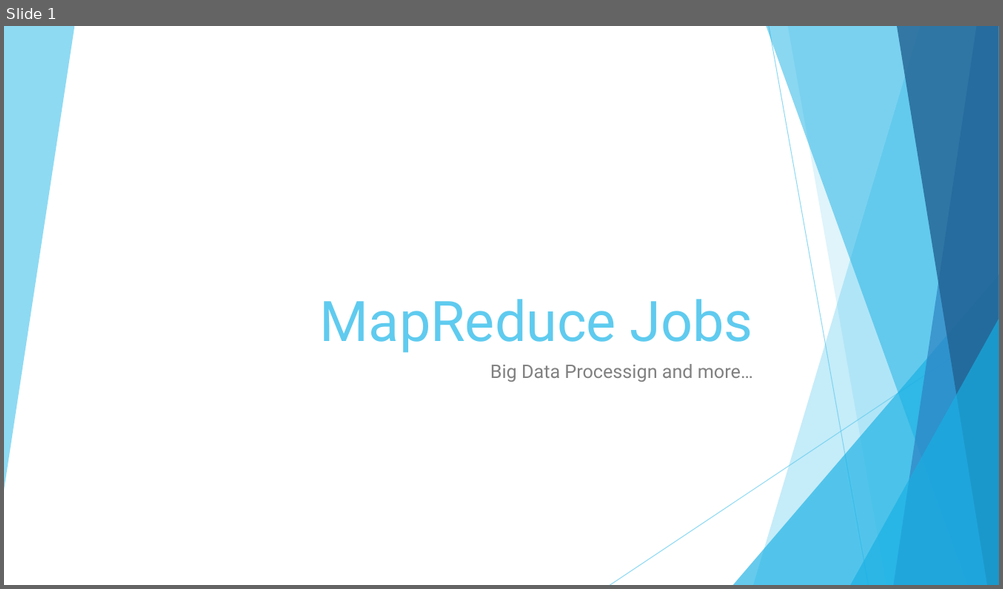
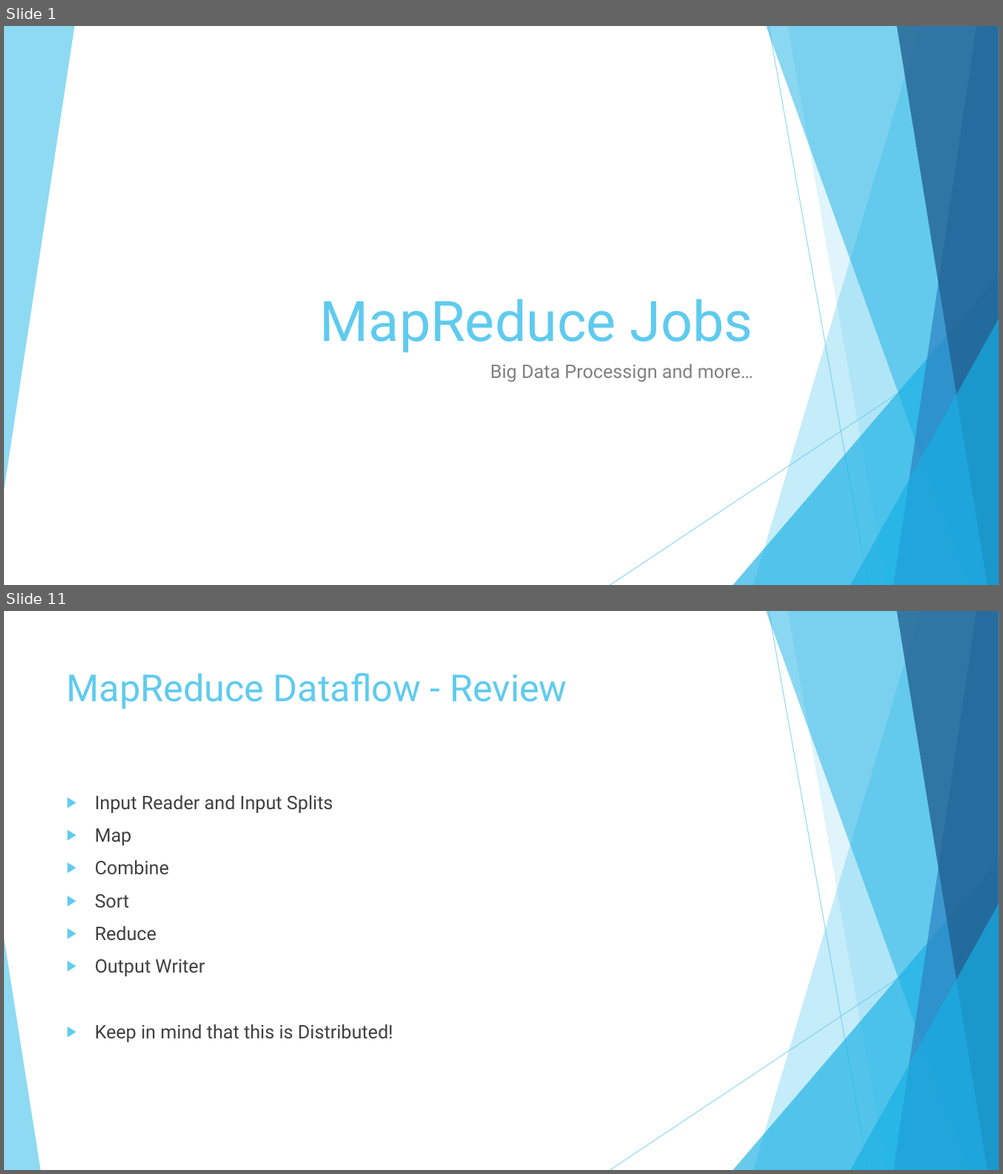
Before and after one commit to number8/blog, a slide deck: 2013-09/hadoop-map-reduce/MapReduce.pptx. Shown one above the other, each under a label of ours: slide 1 before the commit, slides 1 and 11 after it; the slides between them are not shown. The pictures are 1003x589 and 1003x1174 pixels, drawn with LibreOffice and Linux fonts; fonts in the diff are those of the drawing. Boxes give left, top, right and bottom in pixels: in the first picture for what was removed or moved away, otherwise in the second. Text is boxed around its words. In the diff, an @@ line names an element or a change of style, - is before the commit and + after.

```diff
--- a/2013-09/hadoop-map-reduce/MapReduce.pptx
+++ b/2013-09/hadoop-map-reduce/MapReduce.pptx
@@ slide 11 added at [4,611,999,1170], background #FFFFFF; not listed: 9 template elements that a slide beside it also shows @@
@@ title added at [67,672,567,709], 36 pt, text #5FCBEF @@
+MapReduce Dataflow - Review
@@ text added at [95,795,393,1042], 18 pt, text #404040 @@
+▶ Input Reader and Input Splits
+▶ Map
+▶ Combine
+▶ Sort
+▶ Reduce
+▶ Output Writer
+▶ Keep in mind that this is Distributed!
@@ triangle added at [4,939,40,1170], fill #5FCBEF at 70% opacity @@
```
Also in this commit, not shown: 1 slide changed, 18 other slides added, 1 slide removed, 8 other files.
